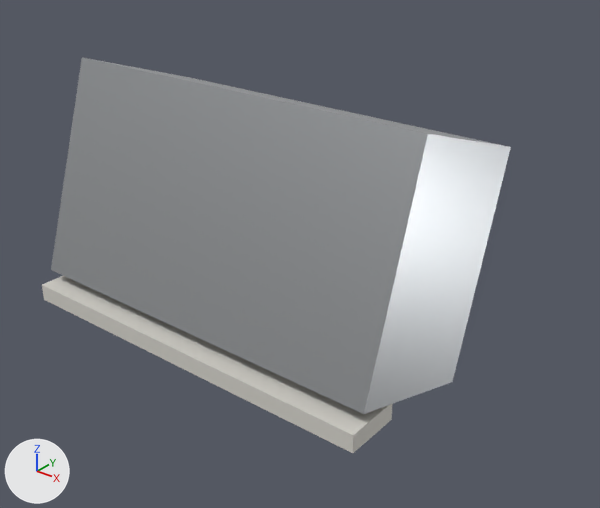
Two versions of the glTF model public/models/facade/mansard.glb, one commit apart.
Camera for both pictures: a camera (50 mm lens) standing at (4.44, -4.01, 4.02) and looking at (0.2, 1.29, 0.73). The lights are fixed; the arrows at lower left show +X, +Y and +Z. The picture after the commit comes second. Where no turn or scale is listed for an object, it has been applied to the vertices. Vertices at exactly the same position are counted once.

Names of what the first picture shows: 'facade_mansard'.
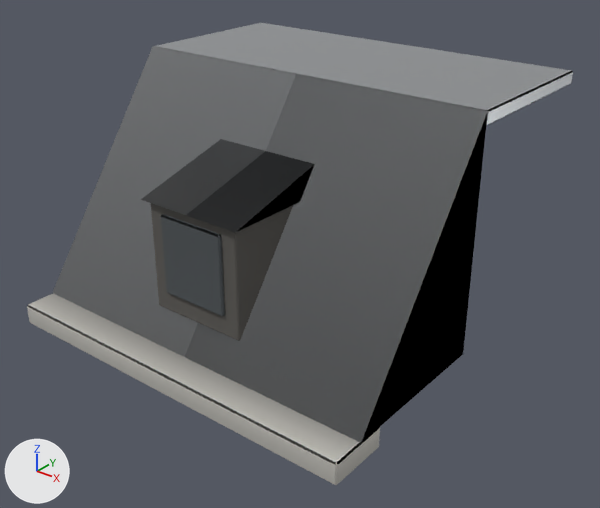
Patch to the scene script:
```diff
--- a/public/models/facade/mansard.glb.py
+++ b/public/models/facade/mansard.glb.py
@@ mat_metal_galv @@
 n0 = _N.new('ShaderNodeBsdfPrincipled'); n0.name = 'Principled BSDF'
-n0.inputs[0].default_value = (0.6, 0.62, 0.64, 1.0)  # 'Base Color', light grey #cbced1
 n0.inputs[1].default_value = 1.0  # 'Metallic'
@@ mat_metal_galv @@
 n1 = _N.new('ShaderNodeOutputMaterial'); n1.name = 'Material Output'
+n2 = _N.new('ShaderNodeMix'); n2.name = 'Mix'
+n2.data_type = 'RGBA'
+n2.blend_type = 'MULTIPLY'
+n2.inputs[0].default_value = 1.0  # 'Factor'
+n2.inputs[7].default_value = (0.6, 0.62, 0.64, 1.0)  # 'B', light grey #cbced1
+n3 = _N.new('ShaderNodeVertexColor'); n3.name = 'Color Attribute'
 _L.new(n0.outputs[0], n1.inputs[0])  # 'BSDF' to 'Surface'
+_L.new(n2.outputs[2], n0.inputs[0])  # 'Result' to 'Base Color'
+_L.new(n3.outputs[0], n2.inputs[6])  # 'Color' to 'A'
@@ mat_stone_dressed @@
 n0 = _N.new('ShaderNodeBsdfPrincipled'); n0.name = 'Principled BSDF'
-n0.inputs[0].default_value = (0.68, 0.66, 0.61, 1.0)  # 'Base Color', light grey #d7d4cd
 n0.inputs[2].default_value = 0.85  # 'Roughness'
 n1 = _N.new('ShaderNodeOutputMaterial'); n1.name = 'Material Output'
+n2 = _N.new('ShaderNodeMix'); n2.name = 'Mix'
+n2.data_type = 'RGBA'
+n2.blend_type = 'MULTIPLY'
+n2.inputs[0].default_value = 1.0  # 'Factor'
+n2.inputs[7].default_value = (0.68, 0.66, 0.61, 1.0)  # 'B', light grey #d7d4cd
+n3 = _N.new('ShaderNodeVertexColor'); n3.name = 'Color Attribute'
 _L.new(n0.outputs[0], n1.inputs[0])  # 'BSDF' to 'Surface'
+_L.new(n2.outputs[2], n0.inputs[0])  # 'Result' to 'Base Color'
+_L.new(n3.outputs[0], n2.inputs[6])  # 'Color' to 'A'
@@ me_facade_mansard @@
 # verts and faces of me_facade_mansard; kept vertices keep their numbers, new ones are numbered from 32
-me_facade_mansard.from_pydata(...)  # 32 vertices, 48 faces; spans x -1.8..1.8, y -1.04..1.04, z -1.17..1.17
+me_facade_mansard.from_pydata(...)  # 112 vertices, 200 faces; spans x -1.8..1.8, y -1.7..1.7, z -1.15..1.15
+# me_facade_mansard part 1: the loose piece of 8 vertices spanning x -1.8..1.8, y -0.92..1.04, z -1.17..1.17 is rebuilt with 8 vertices and now spans x -1.8..1.8, y -1.4..0.1, z -0.95..1.15
+# me_facade_mansard part 2: a new loose piece of 24 vertices spanning x -1.8..1.8, y -1.7..-1.15, z -1.15..-0.95, in mat_stone_dressed
+# me_facade_mansard part 3: a new loose piece of 24 vertices spanning x -1.8..1.8, y 0.1..1.7, z 1.03..1.15, in mat_metal_galv
+# me_facade_mansard part 4: a new loose piece of 24 vertices spanning x -0.48..0.48, y -1.23..-0.33, z -0.7..0.3, in mat_timber_painted
+# me_facade_mansard part 5: a new loose piece of 24 vertices spanning x -0.33..0.33, y -1.26..-1.22, z -0.51..0.21, in mat_glass_shop
+# me_facade_mansard part 6
+delete_vertices([*range(8, 16)])  # with the faces that use them
+# me_facade_mansard part 7
+# 8 vertices are removed from x -0.42..0.42, y -0.34..0.36, z -0.4..0.5
+# 12 faces are deleted
+# 8 vertices are added at x -0.52..0.52, y -1.28..-0.28, z 0.3..0.58
+# 12 new faces join them, mat_metal_galv
+# other edits to the shape of me_facade_mansard do not show in these pictures
 me_facade_mansard.materials.append(mat_metal_galv)
@@ ob_facade_mansard @@
 ob_facade_mansard = bpy.data.objects.new('facade_mansard', me_facade_mansard)
-ob_facade_mansard.location = (0.0, 0.94, 1.169)
+ob_facade_mansard.location = (0.0, 1.402, 1.15)
```

What differs and where, as boxes [x1, y1, x2, y2] in the pictures (600 x 508 px; the box of a moved part takes in the faces that stretch with it):
'facade_mansard', recoloured, reshaped, moved (16% wider, 17% taller): before [42, 57, 511, 453]; after [27, 23, 573, 485]
part 1 of me_facade_mansard, rebuilt (11% taller): before [51, 57, 511, 414]; after [53, 46, 488, 443]
part 2 of me_facade_mansard, added: after [27, 293, 380, 485]
part 3 of me_facade_mansard, added: after [155, 23, 573, 126]
part 4 of me_facade_mansard, added: after [151, 203, 293, 341]
part 5 of me_facade_mansard, added: after [161, 214, 225, 316]
part 6 of me_facade_mansard, deleted: before [42, 276, 393, 453]
part 7 of me_facade_mansard, moved or reshaped (not visible before): after [141, 139, 315, 233]
